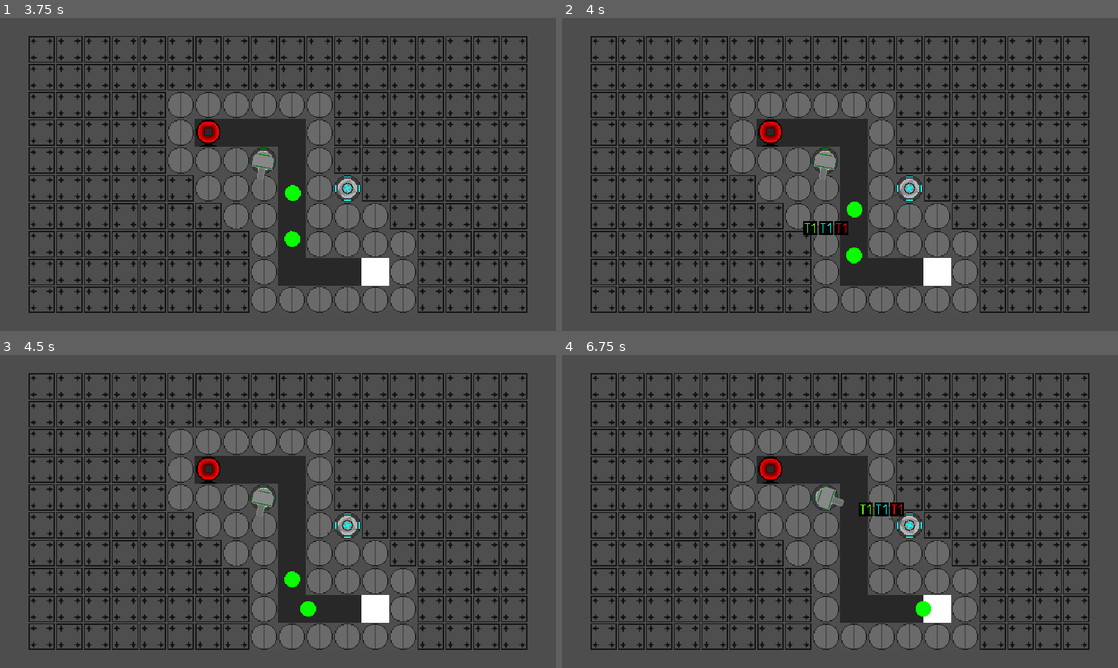
Above: before the commit, frames 1-4 (two rows, left to right).
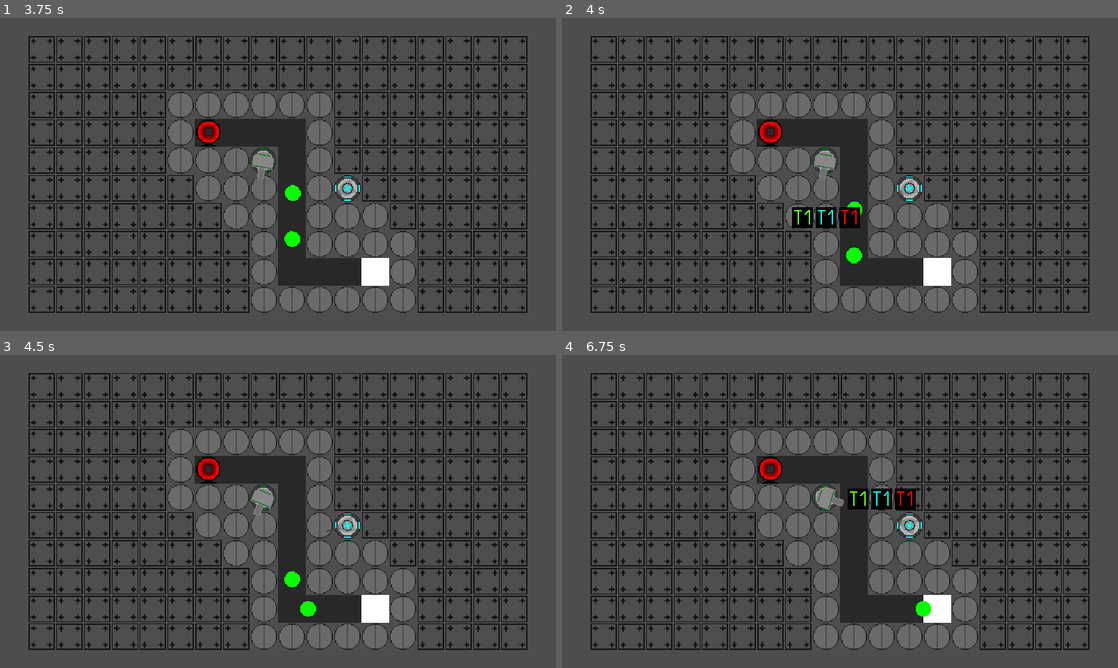
Above: after the commit, the same moments.

Repository: AdamBortt/2DTD
Game: Godot game, scene res://Scenes/scene_handler.tscn
Two runs of this game, one before a commit and one after it. Both use one fixed random seed, a clock stepped at 60 frames per second and the inputs below.
Inputs (mouse positions are in pixels of both pictures, inside the frame that each line leads up to; where the layout moved, square brackets give the same spot in the first picture):
- Up to frame 1 (3.75 s): click (278, 99) at 0.5 s; move the mouse to (400, 158) at 1.27 s; click (400, 158) at 1.35 s; right-click (400, 158) at 1.55 s; move the mouse to (166, 190) at 2.02 s; right-click (166, 190) at 2.1 s; click (166, 190) at 2.3 s; move the mouse to (333, 105) at 2.77 s; click (333, 105) at 2.85 s; right-click (333, 105) at 3.05 s; move the mouse to (250, 237) at 3.52 s; right-click (250, 237) at 3.6 s
- Up to frame 2 (4 s): click (812, 237) at 3.8 s
- Up to frame 3 (4.5 s): click (239, 555) [250, 564] at 4.25 s
- Up to frame 4 (6.75 s): move the mouse to (1006, 558) at 5.02 s; click (1006, 558) at 5.1 s; right-click (1006, 558) at 5.3 s; move the mouse to (673, 464) at 5.77 s; right-click (673, 464) at 5.85 s; click (673, 464) at 6.05 s; tap Enter at 6.5 s; move the mouse to (867, 511) at 6.52 s; click (867, 511) at 6.6 s

Frame 1 is identical in both runs. In frame 2, 0.8% of the frame differs, in the area x 41-54%, y 60-70%; in frame 3, 0.1%; in frame 4, 0.8%.

Commit message:
Adjustet UI functionality
- Now to exit a build state Client has to click RMB
- UI is bigger
- show_UI no longer instatiates a new UI scene. It makes an existing one being visible

Diff:
--- /dev/null
+++ b/Scenes/GUI/Purchase.gd
@@ -0,0 +1,11 @@
+extends Control
+
+
+# Called when the node enters the scene tree for the first time.
+func _ready():
+	pass # Replace with function body.
+
+
+# Called every frame. 'delta' is the elapsed time since the previous frame.
+func _process(delta):
+	pass
--- a/Scenes/GUI/Purchase.tscn
+++ b/Scenes/GUI/Purchase.tscn
@@ -4,25 +4,37 @@
 [ext_resource type="Texture2D" uid="uid://cx3ljdj6nh7st" path="res://Assets/UI/Purchase/SniperT1_Purchase.png" id="2_huivq"]
 [ext_resource type="Texture2D" uid="uid://cy3eugjdqdpf6" path="res://Assets/UI/Purchase/CannonT1_Purchase.png" id="3_b0xux"]
 
-[node name="Purchase" type="Node2D"]
+[node name="Purchase" type="Control"]
+layout_mode = 3
+anchors_preset = 15
+anchor_right = 1.0
+anchor_bottom = 1.0
+grow_horizontal = 2
+grow_vertical = 2
 
 [node name="GridContainer" type="GridContainer" parent="."]
 use_parent_material = true
-layout_direction = 2
-offset_right = 104.0
-offset_bottom = 104.0
-scale = Vector2(0.5, 0.5)
-pivot_offset = Vector2(-52, -52)
+layout_direction = 1
+layout_mode = 0
+offset_left = -13.0
+offset_top = -16.0
+offset_right = 91.0
+offset_bottom = 94.0
+scale = Vector2(0.75, 0.75)
+pivot_offset = Vector2(-104, -104)
 columns = 3
 
 [node name="BaseT1_Purchase" type="TextureButton" parent="GridContainer" groups=["build_buttons"]]
 layout_mode = 2
+size_flags_horizontal = 0
 texture_normal = ExtResource("1_ku26y")
 
 [node name="BaseT2_Purchase" type="TextureButton" parent="GridContainer" groups=["build_buttons"]]
 layout_mode = 2
+size_flags_horizontal = 4
 texture_normal = ExtResource("2_huivq")
 
 [node name="BaseT3_Purchase" type="TextureButton" parent="GridContainer" groups=["build_buttons"]]
 layout_mode = 2
+size_flags_horizontal = 8
 texture_normal = ExtResource("3_b0xux")
--- a/Scenes/game_scene.gd
+++ b/Scenes/game_scene.gd
@@ -11,7 +11,10 @@
 # Called when the node enters the scene tree for the first time.
 func _ready():
 	map_node = get_node("Level1")
+	purchase_panel = get_node("Purchase")
 	start_next_wave()
+	for i in get_tree().get_nodes_in_group("build_buttons"):
+		i.connect("pressed", Callable(self, "build_tower").bind(i.get_name()))
 
 # Called every frame. 'delta' is the elapsed time since the previous frame.
 func _process(delta):
@@ -19,7 +22,7 @@
 #BUDOWA WIEŻ
 #kliknięcie w dany tile
 func _input(event):
-	if Input.is_action_just_pressed("click"):
+	if Input.is_action_just_pressed("LeftClick"):
 		var mouse_position = get_global_mouse_position()
 		var current_tile = map_node.get_node("BuildFoundation").local_to_map(mouse_position)
 		var tile_position = map_node.get_node("BuildFoundation").map_to_local(current_tile)
@@ -29,26 +32,21 @@
 			print(tile_position)
 			show_ui(tile_position)
 			build_state = true
-		else:
-			if build_state == true:
-				hide_ui()
+	else: if Input.is_action_just_pressed("RightClick"):
+		hide_ui()
 
 #pokazanie ui
 func show_ui(title_position):
-	var purchaseUi = load("res://Scenes/GUI/Purchase.tscn")
-	purchase_panel = purchaseUi.instantiate()
+	purchase_panel.visible = true
 	purchase_panel.set_position(title_position)
-	map_node.add_child(purchase_panel)
-	for i in get_tree().get_nodes_in_group("build_buttons"):
-		i.connect("pressed", Callable(self, "build_tower").bind(i.get_name()))
-
 
 func hide_ui():
-	map_node.get_node("Purchase").queue_free()
+	purchase_panel.visible = false
 	build_state = false
 
 func build_tower(tower_name):
 	print("build tower triggered", tower_name)
+	hide_ui()
 
 func start_next_wave():
 	var wave_data = reterieve_wave_data()
--- a/Scenes/game_scene.tscn
+++ b/Scenes/game_scene.tscn
@@ -1,9 +1,13 @@
-[gd_scene load_steps=3 format=3 uid="uid://dut6ggmilhpsk"]
+[gd_scene load_steps=4 format=3 uid="uid://dut6ggmilhpsk"]
 
 [ext_resource type="PackedScene" uid="uid://cbjgxgvyqmjm4" path="res://Scenes/Levels/level_1.tscn" id="1_jbi5k"]
 [ext_resource type="Script" path="res://Scenes/game_scene.gd" id="1_tkd0n"]
+[ext_resource type="PackedScene" uid="uid://d3h0uar3ogx2a" path="res://Scenes/GUI/Purchase.tscn" id="3_2bds7"]
 
 [node name="GameScene" type="Node2D"]
 script = ExtResource("1_tkd0n")
 
 [node name="Level1" parent="." instance=ExtResource("1_jbi5k")]
+
+[node name="Purchase" parent="." instance=ExtResource("3_2bds7")]
+visible = false
--- a/project.godot
+++ b/project.godot
@@ -29,11 +29,20 @@
 
 [input]
 
-click={
-"deadzone": 0.5,
+LeftClick={
+"deadzone": 0.52,
 "events": [Object(InputEventMouseButton,"resource_local_to_scene":false,"resource_name":"","device":-1,"window_id":0,"a …(253 unchanged characters)…
 ]
 }
+RightClick={
+"deadzone": 0.5,
+"events": [Object(InputEventMouseButton,"resource_local_to_scene":false,"resource_name":"","device":-1,"window_id":0,"alt_pressed":false,"shift_pressed":false,"ctrl_pressed":false,"meta_pressed":false,"button_mask":0,"position":Vector2(0, 0),"global_position":Vector2(0, 0),"factor":1.0,"button_index":2,"canceled":false,"pressed":false,"double_click":false,"script":null)
+]
+}
+
+[input_devices]
+
+compatibility/legacy_just_pressed_behavior=true
 
 [rendering]
 
